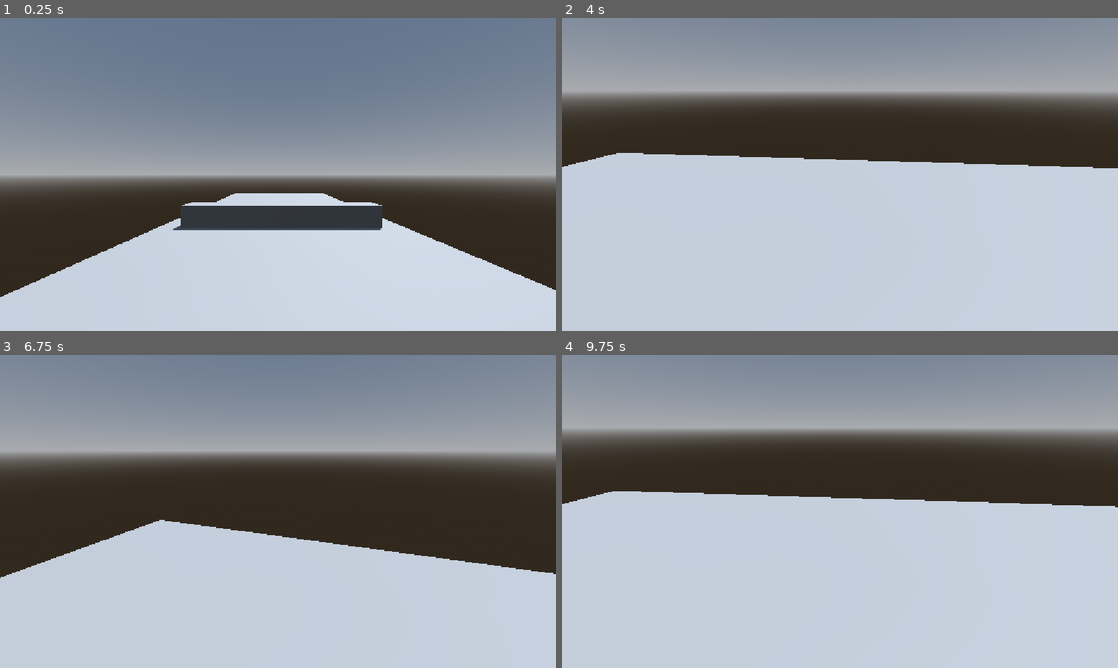
Above: before the commit, frames 1-4 (two rows, left to right).
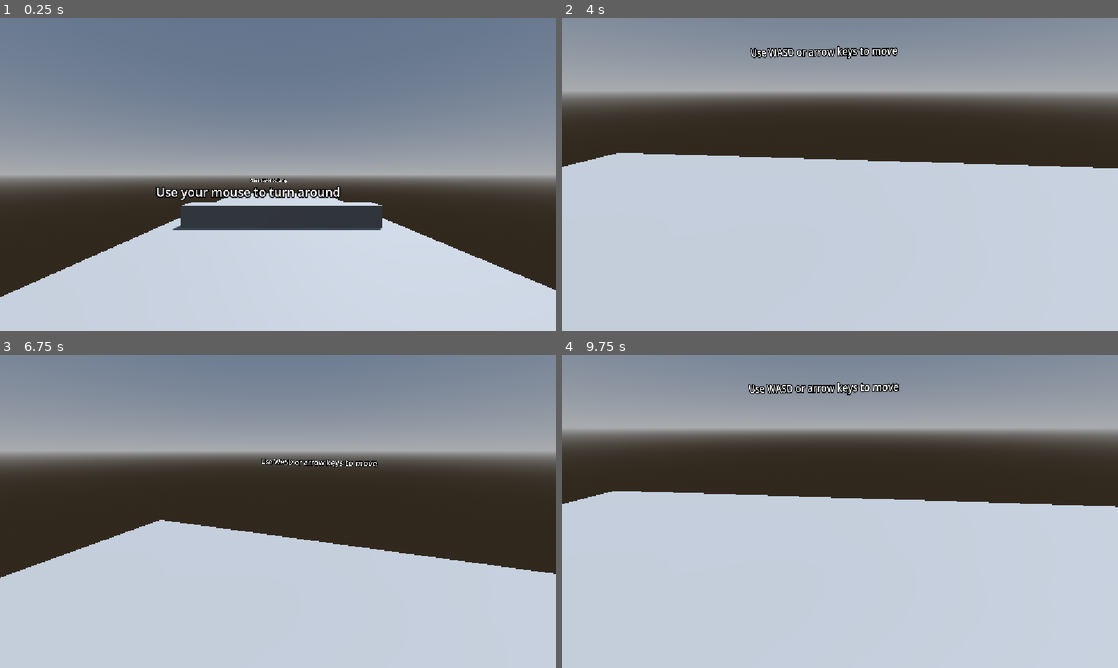
Above: after the commit, the same moments.

Repository: angrypig555/haven-game-2026
Game: Godot game, scene res://scenes/main.tscn
Two runs of this game, one before a commit and one after it. Both use one fixed random seed, a clock stepped at 60 frames per second and the inputs below.
Inputs (mouse positions are in pixels of both pictures, inside the frame that each line leads up to):
- Up to frame 1 (0.25 s): no input
- Up to frame 2 (4 s): tap Enter (ui_accept) at 0.5, 0.77, 1.52, 3.02, 3.5, 3.77 s; move the mouse to (962, 158) at 0.52 s; hold D (right_strafe) 0.53-1.28 s; click (962, 158) at 0.67 s; move the mouse to (812, 174) at 1.27 s; hold W (forward) from 1.28 s (still down); move the mouse to (851, 168) at 2.02 s; move the mouse to (834, 180) at 2.77 s; move the mouse to (878, 177) at 3.52 s
- Up to frame 3 (6.75 s): move the mouse to (233, 508) at 4.27 s; tap Enter (ui_accept) at 4.52, 6.02, 6.5 s; move the mouse to (283, 511) at 5.02 s; move the mouse to (255, 505) at 5.77 s; release W (forward) at 5.78 s; hold D (right_strafe) 5.78-6.53 s; move the mouse to (305, 511) at 6.52 s; hold W (forward) from 6.53 s (still down)
- Up to frame 4 (9.75 s): tap Enter (ui_accept) at 6.77, 7.52, 8.75, 9.02, 9.5 s; move the mouse to (812, 511) at 7.27 s; move the mouse to (851, 505) at 8.02 s; move the mouse to (834, 517) at 8.77 s; release W (forward) at 8.78 s; hold A (left_strafe) 8.78-9.53 s; move the mouse to (878, 514) at 9.52 s; hold W (forward) from 9.53 s (still down)

The runs differ from the first frame. In frame 1, 0.9% of the frame differs, in the area x 28-62%, y 51-59%; in frame 2, 0.6%; in frame 3, 0.3%; in frame 4, 0.6%.

Commit message:
add tutorial text

Diff:
--- a/haven-2026/scenes/main.tscn
+++ b/haven-2026/scenes/main.tscn
@@ -2,7 +2,6 @@
 
 [ext_resource type="Script" uid="uid://7hgx141oqa4l" path="res://scripts/oobhandler.gd" id="1_0wfyh"]
 [ext_resource type="PackedScene" uid="uid://ceej0xbq7qsqx" path="res://scenes/player.tscn" id="1_o5qli"]
-[ext_resource type="AudioStream" uid="uid://c0age1obblyba" path="res://sounds/Frozen.mp3" id="3_sugp2"]
 
 [sub_resource type="BoxShape3D" id="BoxShape3D_rb6tl"]
 
@@ -67,8 +66,18 @@
 [node name="CollisionShape3D" type="CollisionShape3D" parent="MeshInstance3D2/StaticBody3D" unique_id=917622540]
 shape = SubResource("BoxShape3D_cvopo")
 
-[node name="AudioStreamPlayer3D" type="AudioStreamPlayer3D" parent="." unique_id=1478546427]
-stream = ExtResource("3_sugp2")
-autoplay = true
+[node name="Tutorial labl" type="Node3D" parent="." unique_id=1808273827]
+
+[node name="Label3D" type="Label3D" parent="Tutorial labl" unique_id=637670506]
+transform = Transform3D(-0.009587423, 0, 0.99995404, 0, 1, 0, -0.99995404, 0, -0.009587423, -4.991428, 1.6182942, 10.159071)
+text = "Use WASD or arrow keys to move"
+
+[node name="Label3D2" type="Label3D" parent="Tutorial labl" unique_id=907538905]
+transform = Transform3D(0.99999803, 0, 0.0019401014, 0, 1, 0, -0.0019401014, 0, 0.99999803, -0.5505781, 1.6182942, 6.6655045)
+text = "Use your mouse to turn around"
+
+[node name="Label3D3" type="Label3D" parent="Tutorial labl" unique_id=1589701779]
+transform = Transform3D(0.99999803, 0, 0.0019401014, 0, 1, 0, -0.0019401014, 0, 0.99999803, -0.5505781, 1.6182942, 1.0038371)
+text = "Press space to jump"
 
 [connection signal="body_shape_entered" from="oobhandler/Area3D" to="oobhandler" method="_on_area_3d_body_shape_entered"]
--- a/haven-2026/scenes/player.tscn
+++ b/haven-2026/scenes/player.tscn
@@ -1,6 +1,7 @@
 [gd_scene format=3 uid="uid://ceej0xbq7qsqx"]
 
 [ext_resource type="Script" uid="uid://cxro7qponxnbu" path="res://scripts/player.gd" id="1_3vyb7"]
+[ext_resource type="AudioStream" uid="uid://c0age1obblyba" path="res://sounds/Frozen.mp3" id="2_g2els"]
 
 [sub_resource type="CapsuleShape3D" id="CapsuleShape3D_esvqh"]
 
@@ -14,3 +15,7 @@
 transform = Transform3D(1, 0, 0, 0, 1, 0, 0, 0, 1, 0, 0.49391577, 0)
 
 [node name="Camera3D" type="Camera3D" parent="Neck" unique_id=1177943138]
+
+[node name="AudioStreamPlayer3D" type="AudioStreamPlayer3D" parent="Neck" unique_id=2050695388]
+stream = ExtResource("2_g2els")
+autoplay = true
